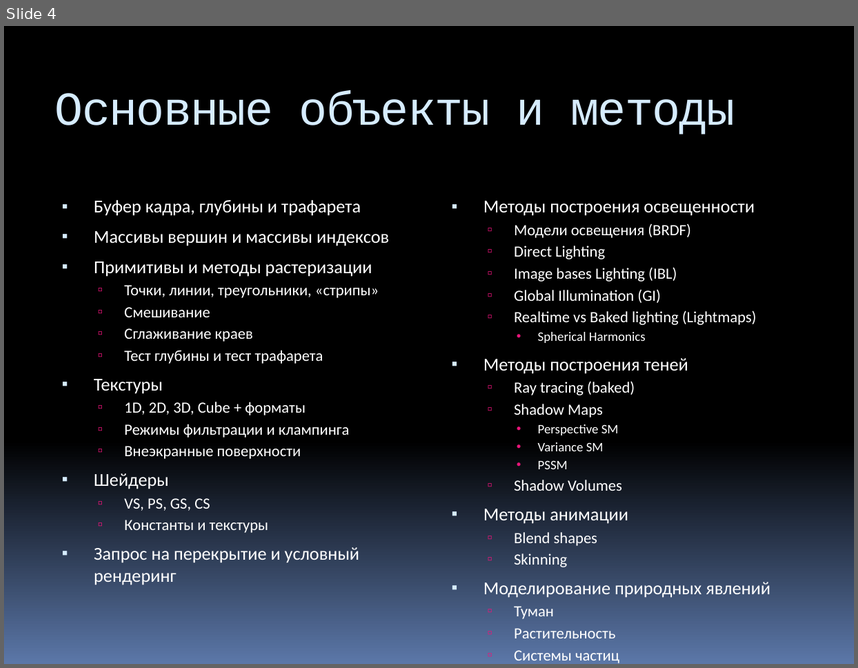
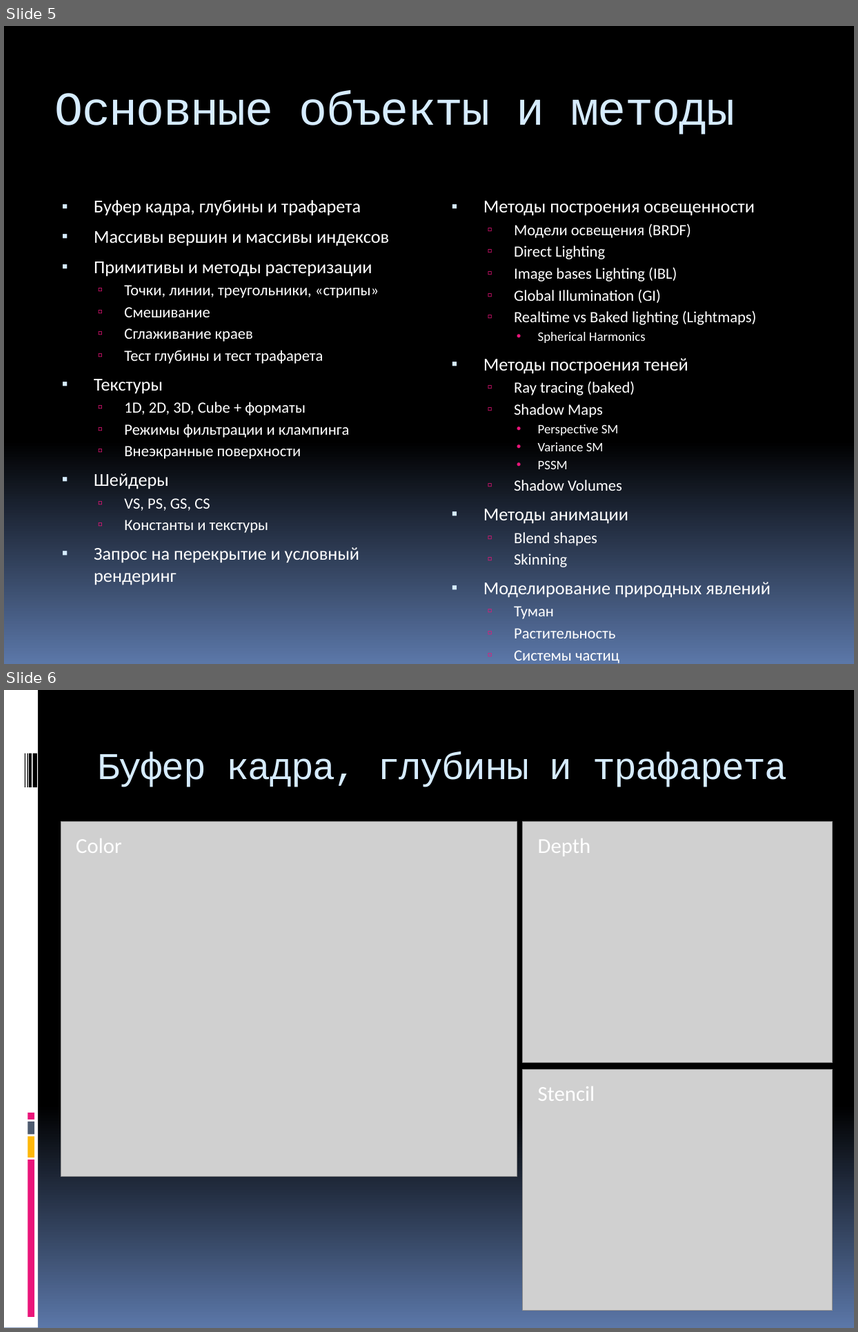
Before and after one commit to yaceq/quadro-xds, a slide deck: Docs/MasterClass.pptx. Shown one above the other, each under a label of ours: slide 4 before the commit, slides 5 and 6 after it. The pictures are 858x668 and 858x1332 pixels, drawn with LibreOffice and Linux fonts; fonts in the diff are those of the drawing; grey boxes stand for pictures. Boxes give left, top, right and bottom in pixels: in the first picture for what was removed or moved away, otherwise in the second. Text is boxed around its words. In the diff, an @@ line names an element or a change of style, - is before the commit and + after.

```diff
--- a/Docs/MasterClass.pptx
+++ b/Docs/MasterClass.pptx
@@ slide 6 added at bbox=[4, 690, 854, 1328], background gradient #000000 to #5B77A8 @@
@@ rectangle added at bbox=[4, 690, 38, 1328], fill #FFFFFF @@
@@ rectangle added at bbox=[25, 753, 25, 787], fill #000000 @@
@@ rectangle added at bbox=[27, 753, 27, 787], fill #000000 @@
@@ rectangle added at bbox=[29, 753, 31, 787], fill #000000 @@
@@ rectangle added at bbox=[33, 753, 37, 787], fill #000000 @@
@@ title added at bbox=[97, 752, 788, 787], 32 pt, text #D6ECFF @@
+Буфер кадра, глубины и трафарета
@@ picture added at bbox=[61, 822, 517, 1176] @@
@@ picture added at bbox=[523, 822, 832, 1063] @@
@@ text added at bbox=[76, 838, 122, 853], 18 pt, text #FFFFFF @@
+Color
@@ text added at bbox=[538, 838, 591, 856], 18 pt, text #FFFFFF @@
+Depth
@@ picture added at bbox=[523, 1069, 832, 1310] @@
@@ text added at bbox=[538, 1086, 595, 1101], 18 pt, text #FFFFFF @@
+Stencil
@@ rectangle added at bbox=[27, 1121, 34, 1134], fill #4E5B6F @@
@@ rectangle added at bbox=[27, 1112, 34, 1119], fill #EA157A @@
@@ rectangle added at bbox=[27, 1136, 34, 1158], fill #FEB80A @@
@@ rectangle added at bbox=[27, 1159, 34, 1317], fill #EA157A @@
@@ what was slide 4 is now slide 5 @@
```
Also in this commit, not shown: 5 slides changed, 3 other slides added.
